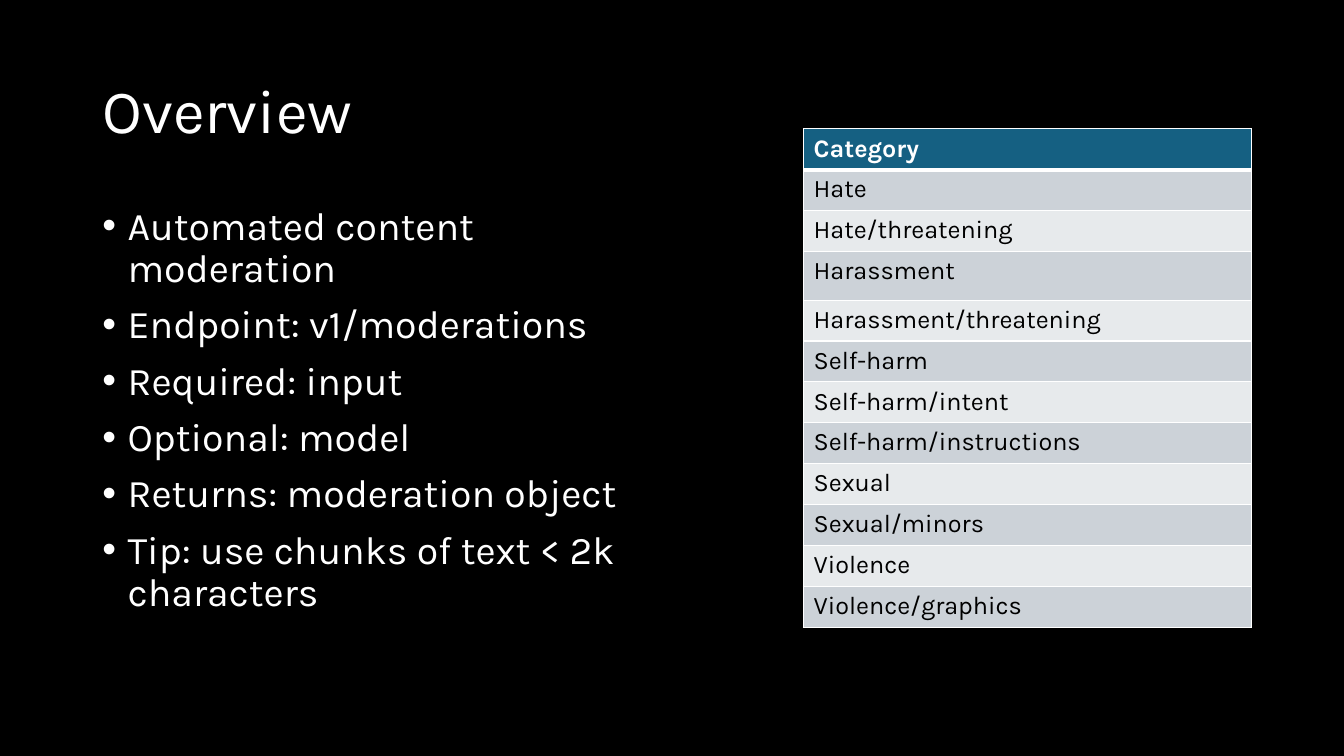
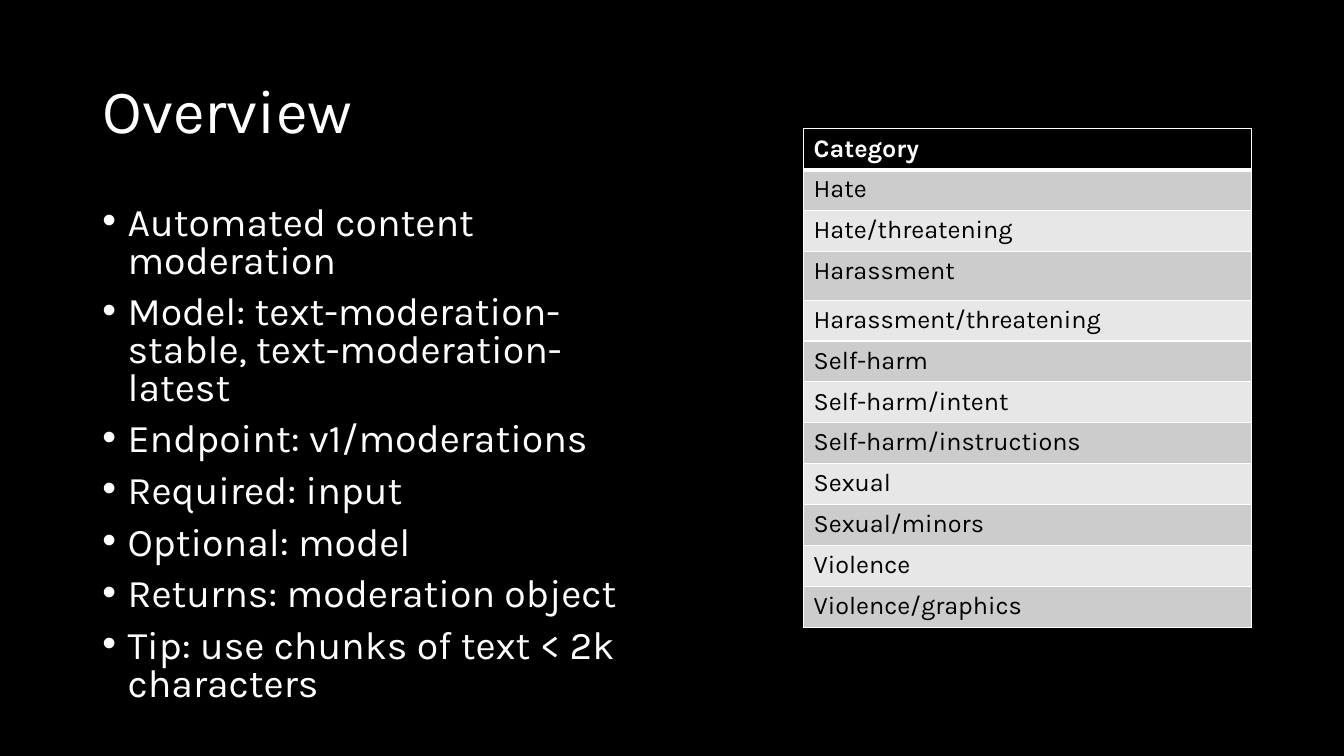
Before and after one commit to sammmmmmiller/CS584, a slide deck: slide 25 of cs584present.pptx. Drawn at 1344x756 pixels with LibreOffice and Linux fonts; fonts in the diff are those of the drawing. Boxes give left, top, right and bottom in pixels: in the first picture for what was removed or moved away, otherwise in the second. Text is boxed around its words. In the diff, an @@ line names an element or a change of style, - is before the commit and + after.

```diff
--- a/cs584present.pptx
+++ b/cs584present.pptx
@@ table at (x1=804, y1=129, x2=1251, y2=627) @@
@@ fill #156082 to #000000 in row 1, column 1 @@
@@ fill #CCD2D8 to #CCCCCC in 6 cells @@
@@ fill #E8EAED to #E7E7E7 in 5 cells @@
@@ text at (x1=128, y1=209, x2=616, y2=698): line spacing 0.9 to 0.8 @@
@@ text at (x1=128, y1=298, x2=561, y2=402): paragraph added @@
+• Model: text-moderation-stable, text-moderation-latest
```
Also in this commit, not shown: 5 other slides changed, 6 other files.
